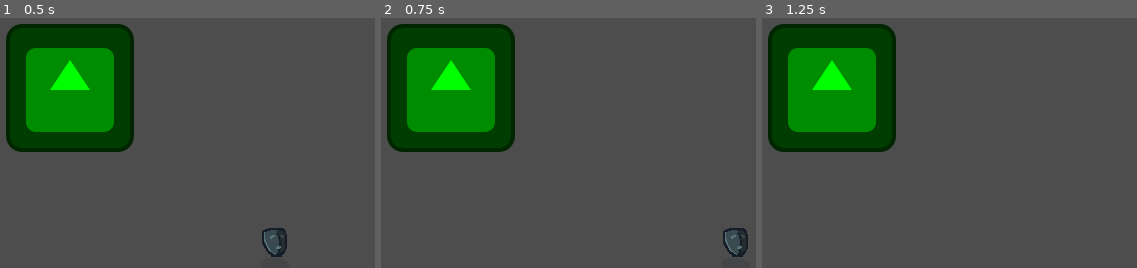
Above: before the commit, frames 1-3 (left to right).
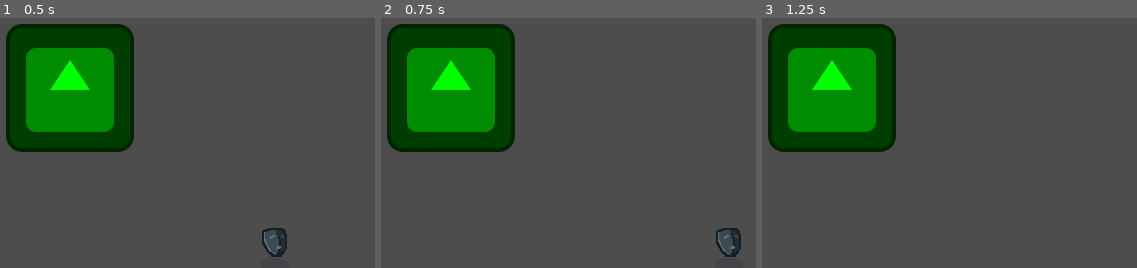
Above: after the commit, the same moments.

Repository: MarcelBlasius/Global-Game-Jam-2026
Game: Godot game, scene res://scenes/marcel/mbl_test_scene.tscn
Same seed, same stepped clock (60 frames per second), same inputs: the game is played once before the commit and once after it. This scene is started directly instead of the project's main scene. The engine's default icon, where the game draws it, is replaced by a stand-in: a white triangle on a blue panel in a dark square.
Inputs (mouse positions are in pixels of both pictures, inside the frame that each line leads up to):
- Up to frame 1 (0.5 s): no input
- Up to frame 2 (0.75 s): tap Enter at 0.5 s; move the mouse to (591, 70) at 0.52 s; hold D (right) from 0.53 s (still down); click (591, 70) at 0.67 s
- Up to frame 3 (1.25 s): keep holding D (right)

Frame 1 is identical in both runs. In frame 2, 0.6% of the frame differs, in the area x 89-98%, y 84-96%; in frame 3, nothing differs.

Commit message:
added shoot animation

Diff:
--- a/spectra/project.godot
+++ b/spectra/project.godot
@@ -77,6 +77,7 @@
 [physics]
 
 3d/physics_engine="Jolt Physics"
+common/physics_interpolation=true
 
 [rendering]
 
--- a/spectra/scenes/player.tscn
+++ b/spectra/scenes/player.tscn
@@ -7,15 +7,47 @@
 [sub_resource type="RectangleShape2D" id="RectangleShape2D_qhqgy"]
 size = Vector2(20, 6)
 
+[sub_resource type="Animation" id="Animation_qhqgy"]
+length = 0.001
+tracks/0/type = "value"
+tracks/0/imported = false
+tracks/0/enabled = true
+tracks/0/path = NodePath("Node2D/Sprite2D:position")
+tracks/0/interp = 1
+tracks/0/loop_wrap = true
+tracks/0/keys = {
+"times": PackedFloat32Array(0),
+"transitions": PackedFloat32Array(1),
+"update": 0,
+"values": [Vector2(0, 0)]
+}
+
+[sub_resource type="Animation" id="Animation_dqkch"]
+resource_name = "shoot_animation"
+length = 0.3
+tracks/0/type = "value"
+tracks/0/imported = false
+tracks/0/enabled = true
+tracks/0/path = NodePath("Node2D/Sprite2D:position")
+tracks/0/interp = 1
+tracks/0/loop_wrap = true
+tracks/0/keys = {
+"times": PackedFloat32Array(0, 0.1, 0.3),
+"transitions": PackedFloat32Array(1, 1, 1),
+"update": 0,
+"values": [Vector2(0, 0), Vector2(-10, 0), Vector2(0, 0)]
+}
+
+[sub_resource type="AnimationLibrary" id="AnimationLibrary_qlg0r"]
+_data = {
+&"RESET": SubResource("Animation_qhqgy"),
+&"shoot_animation": SubResource("Animation_dqkch")
+}
+
 [node name="player" type="CharacterBody2D" unique_id=472819889]
+physics_interpolation_mode = 1
 script = ExtResource("1_qhqgy")
 bullet_scene = ExtResource("2_dqkch")
-
-[node name="Sprite2D" type="Sprite2D" parent="." unique_id=204285705]
-texture_filter = 1
-texture = ExtResource("3_qhqgy")
-region_enabled = true
-region_rect = Rect2(1304, 285, 32, 51)
 
 [node name="CollisionShape2D" type="CollisionShape2D" parent="." unique_id=766425432]
 position = Vector2(0, 6)
@@ -23,3 +55,15 @@
 
 [node name="ShootTimer" type="Timer" parent="." unique_id=1406925166]
 one_shot = true
+
+[node name="Node2D" type="Node2D" parent="." unique_id=400492728]
+
+[node name="Sprite2D" type="Sprite2D" parent="Node2D" unique_id=204285705]
+texture_filter = 1
+texture = ExtResource("3_qhqgy")
+region_enabled = true
+region_rect = Rect2(1304, 285, 32, 51)
+
+[node name="AnimationPlayer" type="AnimationPlayer" parent="Node2D" unique_id=118912800]
+root_node = NodePath("../..")
+libraries/ = SubResource("AnimationLibrary_qlg0r")
--- a/spectra/scripts/player.gd
+++ b/spectra/scripts/player.gd
@@ -4,7 +4,9 @@
 @export var bullet_scene: PackedScene
 @export var fire_rate: float = 0.5 # seconds
 @onready var shoot_timer = $ShootTimer
-@onready var sprite = $Sprite2D
+@onready var sprite = $Node2D/Sprite2D
+@onready var node2d = $Node2D
+@onready var anim_player : AnimationPlayer = $Node2D/AnimationPlayer
 
 func get_movement_direction():
 	var input_direction = Input.get_vector("left", "right", "up", "down")
@@ -42,8 +44,17 @@
 	spawn_bullet(dir, offset)
 	shoot_timer.start(fire_rate)
 
+func play_shoot_animation(dir: Vector2):
+	var angle = dir.angle()
+
+	node2d.rotation = angle
+	sprite.rotation = -angle
+	anim_player.play("shoot_animation")
+
+
 func spawn_bullet(dir: Vector2, offset: Vector2):
+	play_shoot_animation(dir)
 	var bullet = bullet_scene.instantiate()
-	get_tree().root.add_child(bullet)
 	bullet.global_position = global_position + offset
 	bullet.direction = dir
+	get_tree().root.add_child(bullet)
Not shown: 1 places in spectra/scenes/marcel/mbl_test_scene.tscn that only renumber resources
